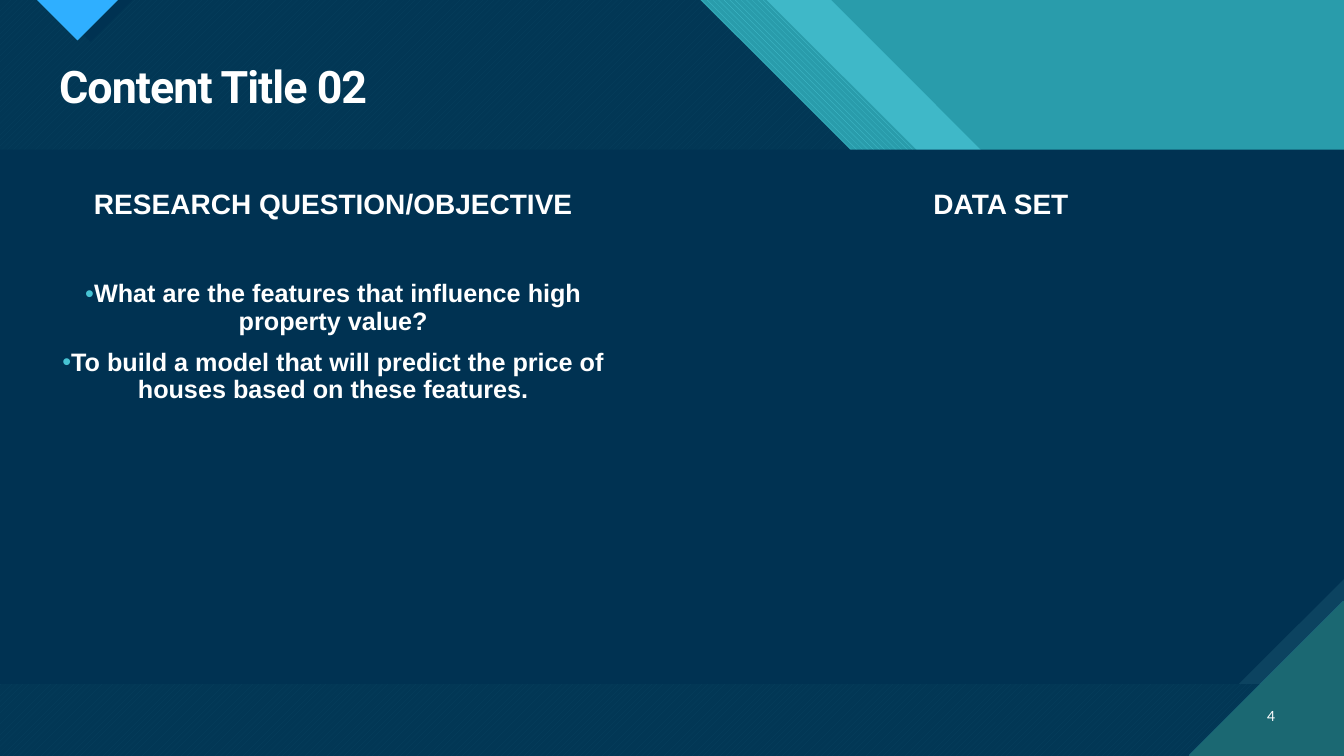
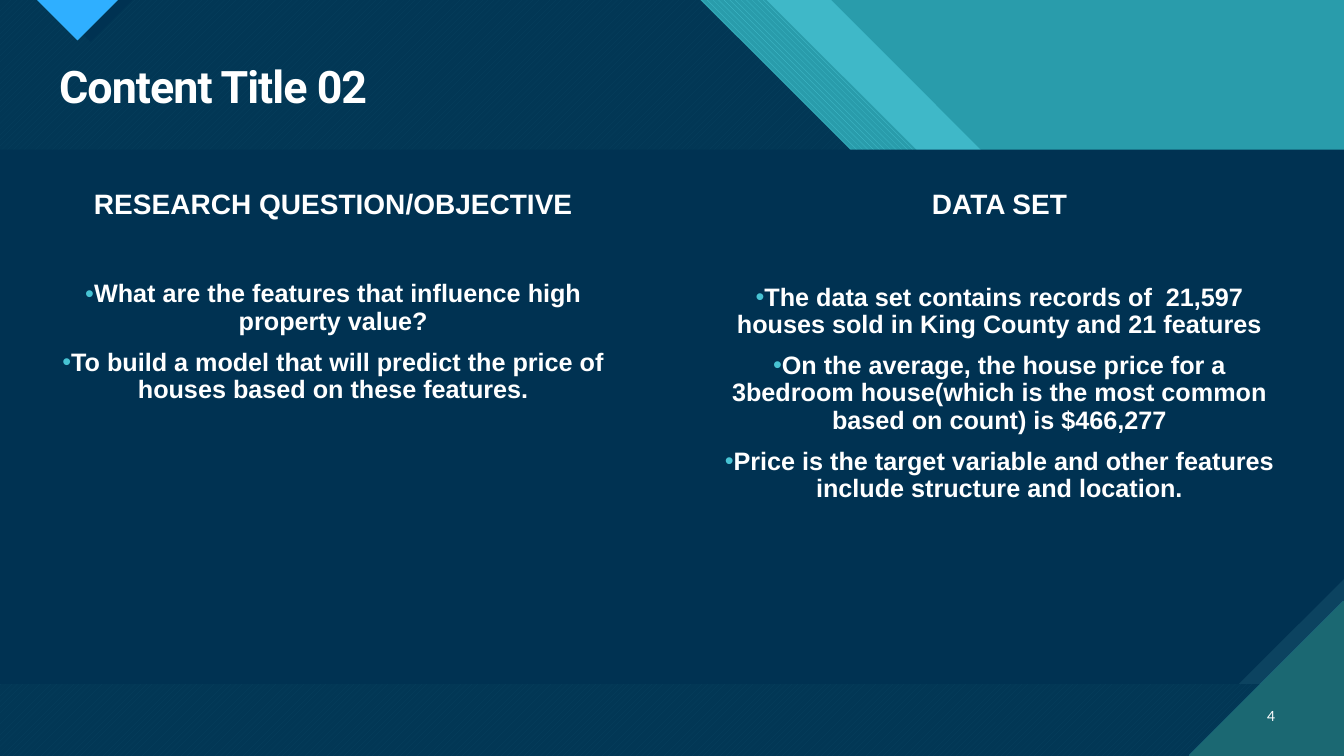
Before and after one commit to CrisQueCris/Houseprices, a slide deck: slide 4 of Final PresentationKC.pptx. Drawn at 1344x756 pixels with LibreOffice and Linux fonts; fonts in the diff are those of the drawing. Boxes give left, top, right and bottom in pixels: in the first picture for what was removed or moved away, otherwise in the second. Text is boxed around its words. In the diff, an @@ line names an element or a change of style, - is before the commit and + after.

```diff
--- a/Final PresentationKC.pptx
+++ b/Final PresentationKC.pptx
@@ text added at (732,287,1274,498), 18 pt, text #FFFFFF @@
+• The data set contains records of 21,597 houses sold in King County and 21 features
+• On the average, the house price for a 3bedroom house(which is the most common based on count) is $466,277
+• Price is the target variable and other features include structure and location.
```
